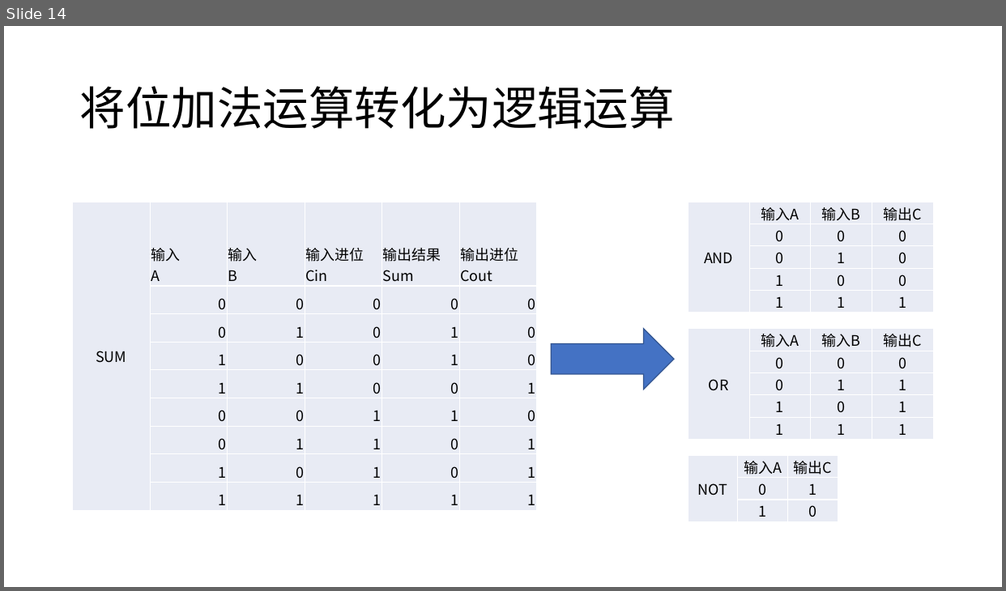
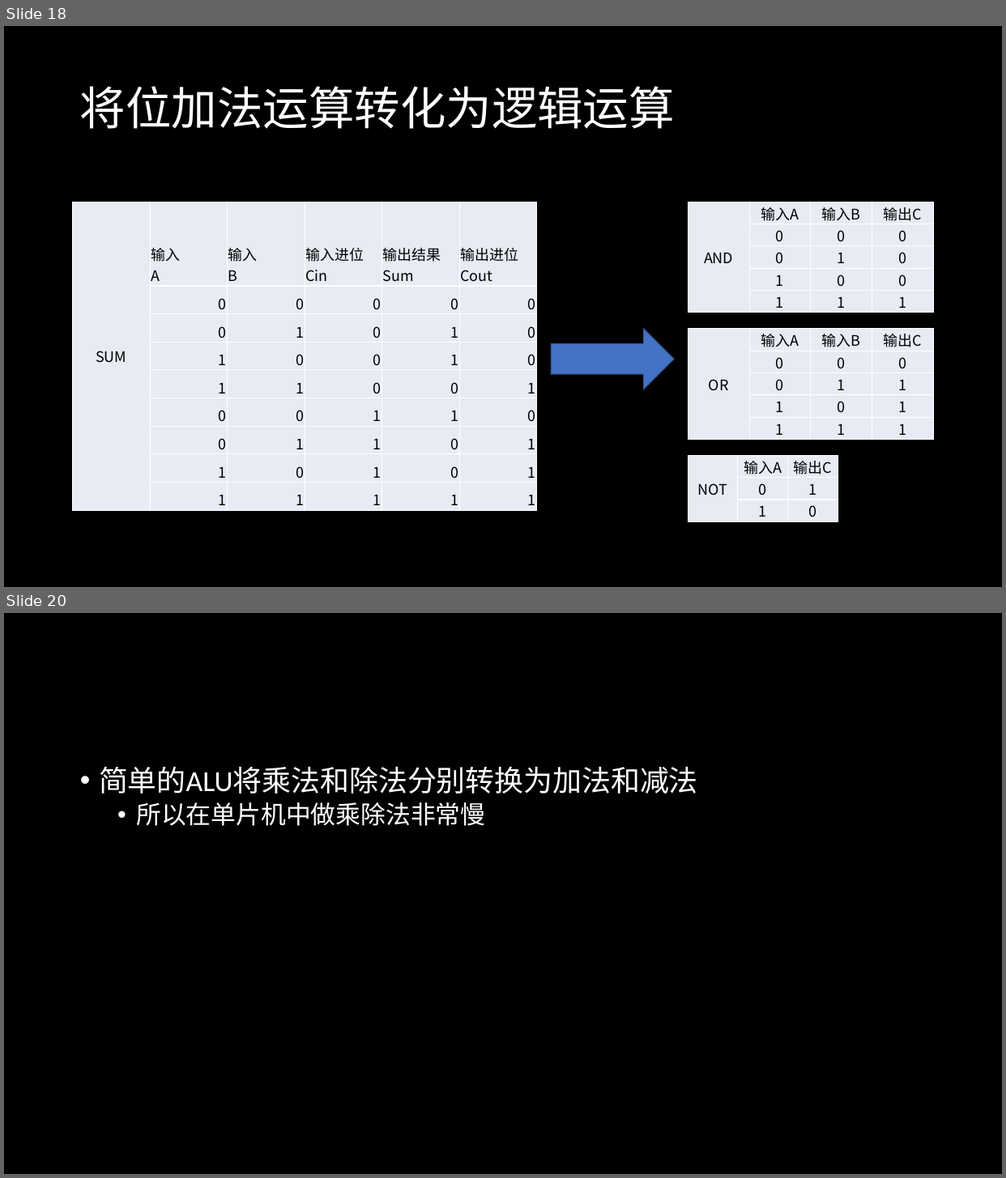
Before and after one commit to SleepySoft/SleepyMemo, a slide deck: 半导体器件与逻辑电路.pptx. Shown one above the other, each under a label of ours: slide 14 before the commit, slides 18 and 20 after it; the slides between them are not shown. The pictures are 1006x591 and 1006x1178 pixels, drawn with LibreOffice and Linux fonts; fonts in the diff are those of the drawing. Boxes give left, top, right and bottom in pixels: in the first picture for what was removed or moved away, otherwise in the second. Text is boxed around its words. In the diff, an @@ line names an element or a change of style, - is before the commit and + after.

```diff
--- a/半导体器件与逻辑电路.pptx
+++ b/半导体器件与逻辑电路.pptx
@@ slide 20 added at [4, 613, 1002, 1174], background #000000 @@
@@ text added at [99, 766, 698, 826], 28 pt, text #FFFFFF @@
+• 简单的ALU将乘法和除法分别转换为加法和减法
+  • 所以在单片机中做乘除法非常慢
@@ what was slide 14 is now slide 18 @@
@@ slide 18 changed as well @@
@@ background #FFFFFF to #000000 @@
@@ title "将位加法运算转化为逻辑运算" at [80, 86, 675, 129]: text colour #000000 to #FFFFFF @@
```
Also in this commit, not shown: 15 other slides changed, 9 other slides added, 1 slide removed, 3 other files.
